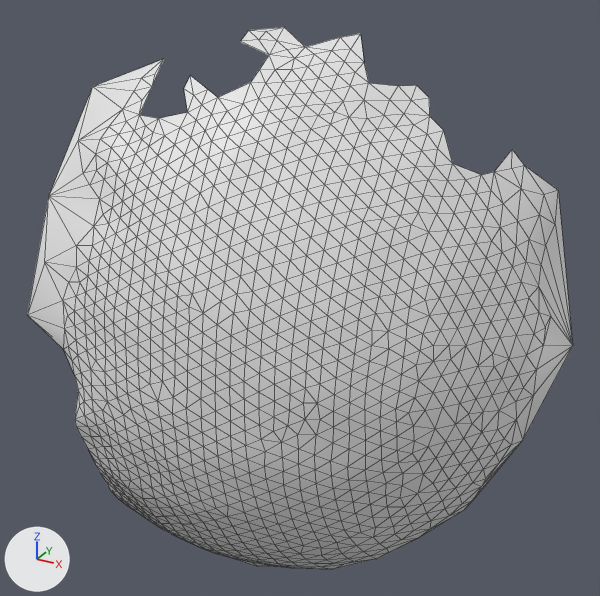
An edit to the OBJ model res/final/onecam_fullvolume/cleanedup/FullVolium.000244.obj, drawn before and after from the same camera.
Camera for both pictures: a 50 mm lens placed at (-159.6, -696.0, 241.9), pointed at (-241.5, -547.2, 167.5). Arrows for +X, +Y and +Z are at lower left; the lights stay in place. Mesh edges are drawn as thin lines. Where no turn or scale is listed for an object, it has been applied to the vertices.

Names of what the first picture shows: 'FullVolium.000244'.
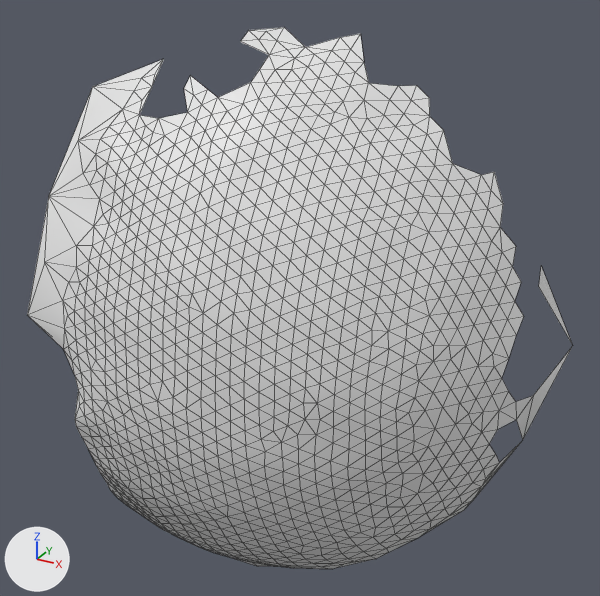
Diff of the bpy script that builds the scene:
```diff
--- a/res/final/onecam_fullvolume/cleanedup/FullVolium.000244.obj.py
+++ b/res/final/onecam_fullvolume/cleanedup/FullVolium.000244.obj.py
@@ me_fullvolium_000244 @@
 # used by ob_fullvolium_000244; location = (0.0, 0.0, 0.0)
-me_fullvolium_000244.from_pydata(...)  # 1019 vertices, 1972 faces; spans x -290.7..-186.7, y -584.1..-518.4, z 88.2..224.2
+me_fullvolium_000244.from_pydata(...)  # 995 vertices, 1907 faces; spans x -290.7..-186.7, y -584.1..-518.4, z 88.2..224.2
+# me_fullvolium_000244 part 1
+# 24 vertices are removed from x -202.2..-189.6, y -545.2..-523.7, z 141.2..201.9
+# 65 faces are deleted
```

What differs and where, as boxes [x1, y1, x2, y2] in the pictures (600 x 596 px):
'FullVolium.000244', reshaped: before [27, 27, 573, 569]; after [27, 27, 572, 569]
part 1 of me_fullvolium_000244, deleted: before [489, 150, 573, 462]
